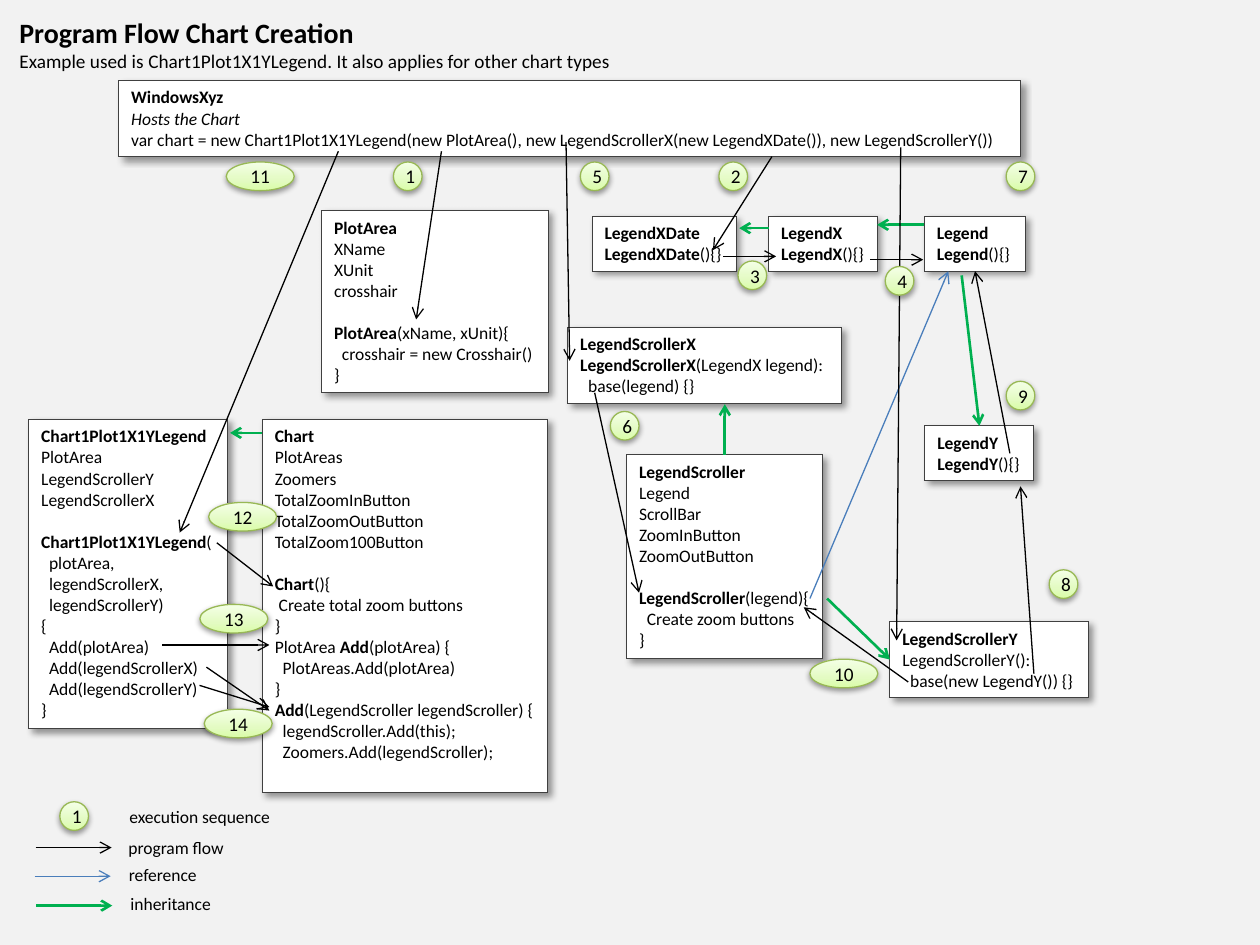
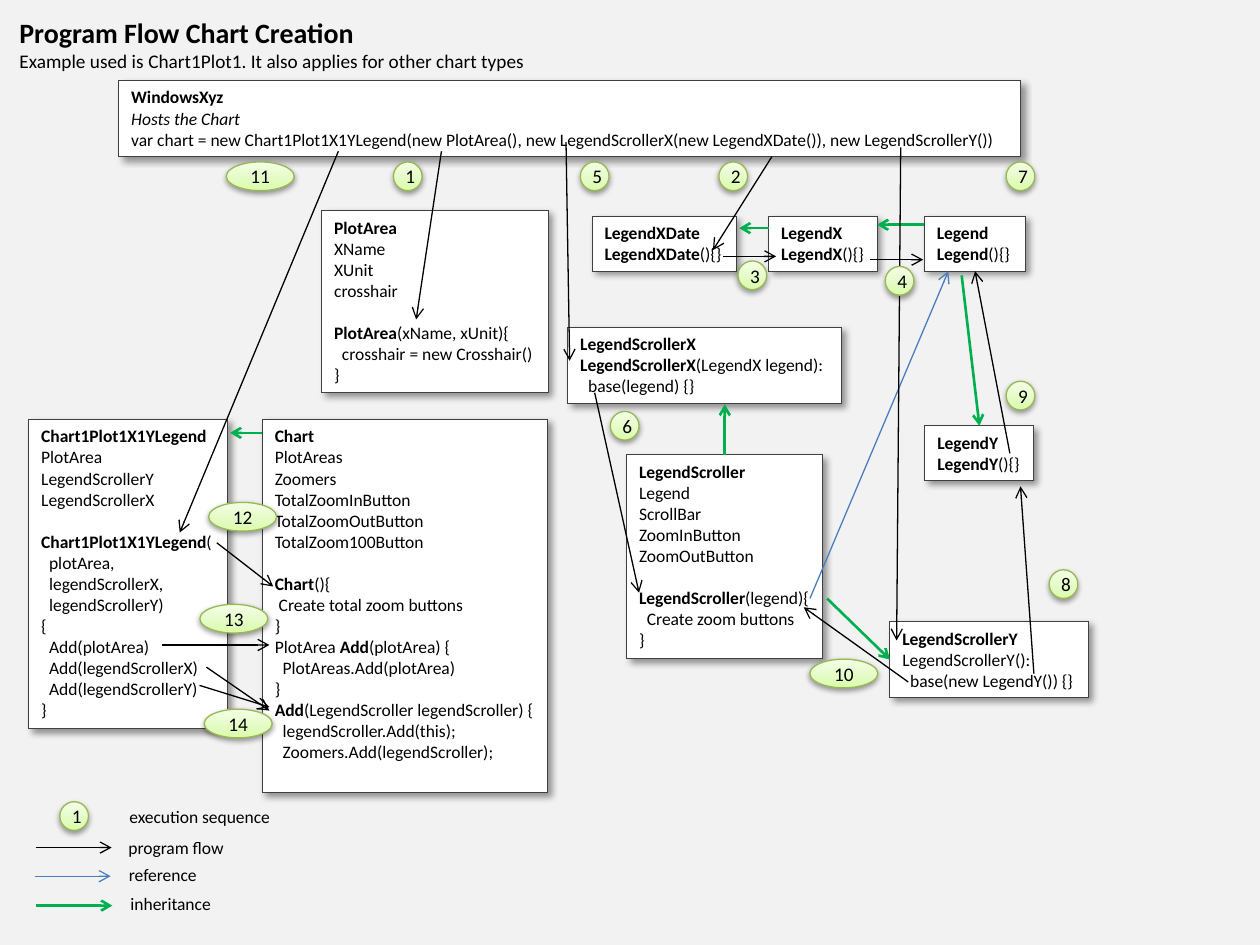
Before and after one commit to PeterHuberSg/XYGraphLib, a slide deck: slide 8 of XYGraphDesign1.pptx (slide 11 before the commit). Drawn at 1260x945 pixels with LibreOffice and Linux fonts; fonts in the diff are those of the drawing. Boxes give left, top, right and bottom in pixels: in the first picture for what was removed or moved away, otherwise in the second. Text is boxed around its words. In the diff, an @@ line names an element or a change of style, - is before the commit and + after.

Commit message:
added Crosshair and ValuesPanels to PlotArea

```diff
--- a/XYGraphDesign1.pptx
+++ b/XYGraphDesign1.pptx
@@ text at (19, 54, 523, 71): text changed @@
-Example used is Chart1Plot1X1YLegend. It also applies for other chart types
+Example used is Chart1Plot1. It also applies for other chart types
```
Also in this commit, not shown: 2 other slides changed, 2 slides added, 51 other files.
